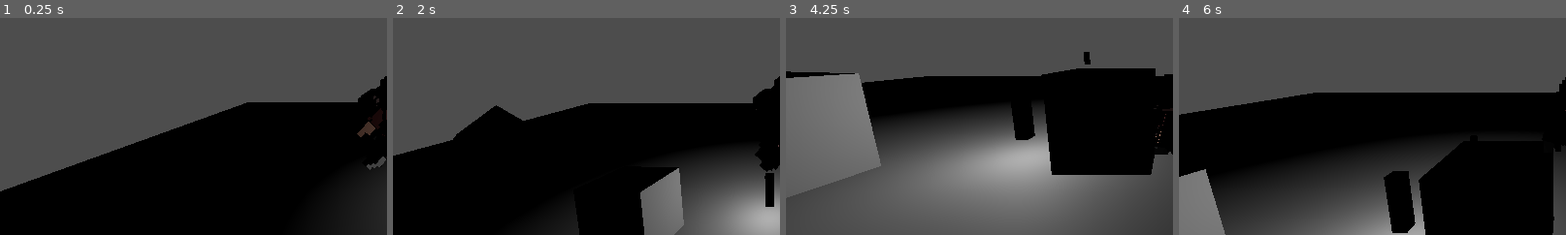
Above: before the commit, frames 1-4 (left to right).
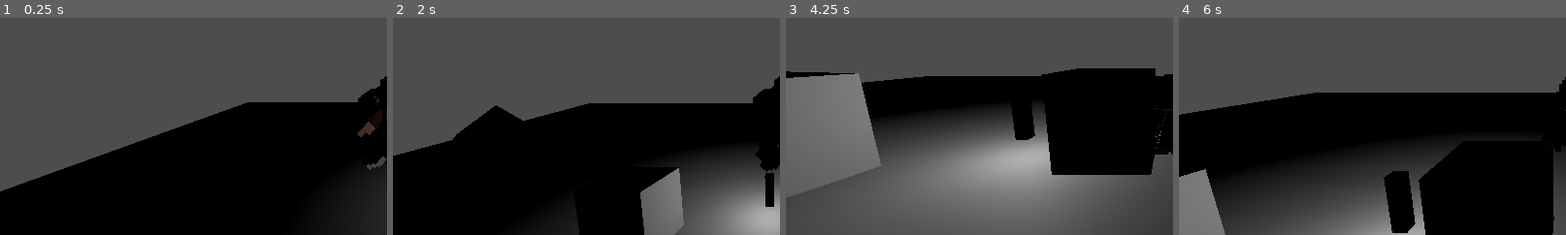
Above: after the commit, the same moments.

Repository: DimoNika/PocketSize
Game: Godot game, scene res://Scene/world.tscn
Same seed, same stepped clock (60 frames per second), same inputs: the game is played once before the commit and once after it.
Inputs:
- Up to frame 1 (0.25 s): no input
- Up to frame 2 (2 s): hold Right (ui_right) 0.53-1.28 s; tap E (deminish) at 0.6 s; tap Space (Jump) at 0.77, 1.52 s; hold Down (ui_down) from 1.28 s (still down); tap Q (magnify) at 1.35 s
- Up to frame 3 (4.25 s): release Down (ui_down) at 2.03 s; hold Right (ui_right) 2.03-2.78 s; tap E (deminish) at 2.1, 3.6 s; hold Up (ui_up) 2.78-3.53 s; tap Q (magnify) at 2.85 s; tap Space (Jump) at 3.02, 3.77 s; hold Left (ui_left) from 3.53 s (still down)
- Up to frame 4 (6 s): tap Q (magnify) at 4.35, 5.85 s; tap Space (Jump) at 4.52 s; release Left (ui_left) at 5.03 s; hold Down (ui_down) 5.03-5.78 s; tap E (deminish) at 5.1 s; hold Right (ui_right) from 5.78 s (still down)
The pictures show only the part of the screen within x 0-50%, y 27-77%; the shares and areas given below are measured in that part.

Frames 1-2 are identical in both runs. In frame 3, less than 0.1% of the frame differs, in the area x 76-79%, y 15-22%; in frame 4, less than 0.1%.

Commit message:
Gem disappears on picking up

Diff:
--- a/Scene/blue_gem.tscn
+++ b/Scene/blue_gem.tscn
@@ -1,17 +1,14 @@
 [gd_scene load_steps=4 format=3 uid="uid://bsovmcxdmyrmq"]
 
-[ext_resource type="Script" uid="uid://cm8vj8kvqcfey" path="res://area_3d.gd" id="1_c6c7x"]
+[ext_resource type="Script" uid="uid://cm8vj8kvqcfey" path="res://Scripts/area_3d.gd" id="1_c6c7x"]
+
+[sub_resource type="BoxShape3D" id="BoxShape3D_c6c7x"]
+size = Vector3(0.05, 0.13, 0.05)
 
 [sub_resource type="BoxMesh" id="BoxMesh_15ckx"]
 size = Vector3(0.05, 0.13, 0.05)
 
-[sub_resource type="BoxShape3D" id="BoxShape3D_c6c7x"]
-size = Vector3(0.05, 0.13, 0.05)
-
 [node name="Blue_gem" type="Node3D"]
-
-[node name="MeshInstance3D" type="MeshInstance3D" parent="."]
-mesh = SubResource("BoxMesh_15ckx")
 
 [node name="Area3D" type="Area3D" parent="."]
 script = ExtResource("1_c6c7x")
@@ -19,4 +16,8 @@
 [node name="CollisionShape3D" type="CollisionShape3D" parent="Area3D"]
 shape = SubResource("BoxShape3D_c6c7x")
 
+[node name="MeshInstance3D" type="MeshInstance3D" parent="Area3D"]
+mesh = SubResource("BoxMesh_15ckx")
+skeleton = NodePath("../..")
+
 [connection signal="body_entered" from="Area3D" to="Area3D" method="_on_body_entered"]
--- a/Scripts/area_3d.gd
+++ b/Scripts/area_3d.gd
@@ -14,4 +14,5 @@
 	if body.name == "Player":
 		print("hello world")
 		body.pick_deminishing_gem()
+		queue_free()
 	pass # Replace with function body.
